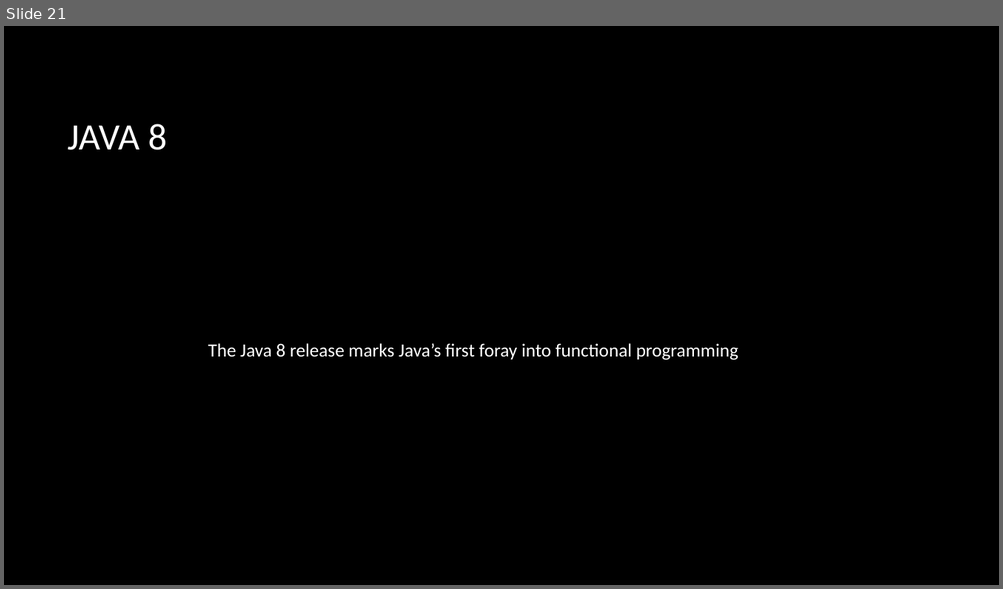
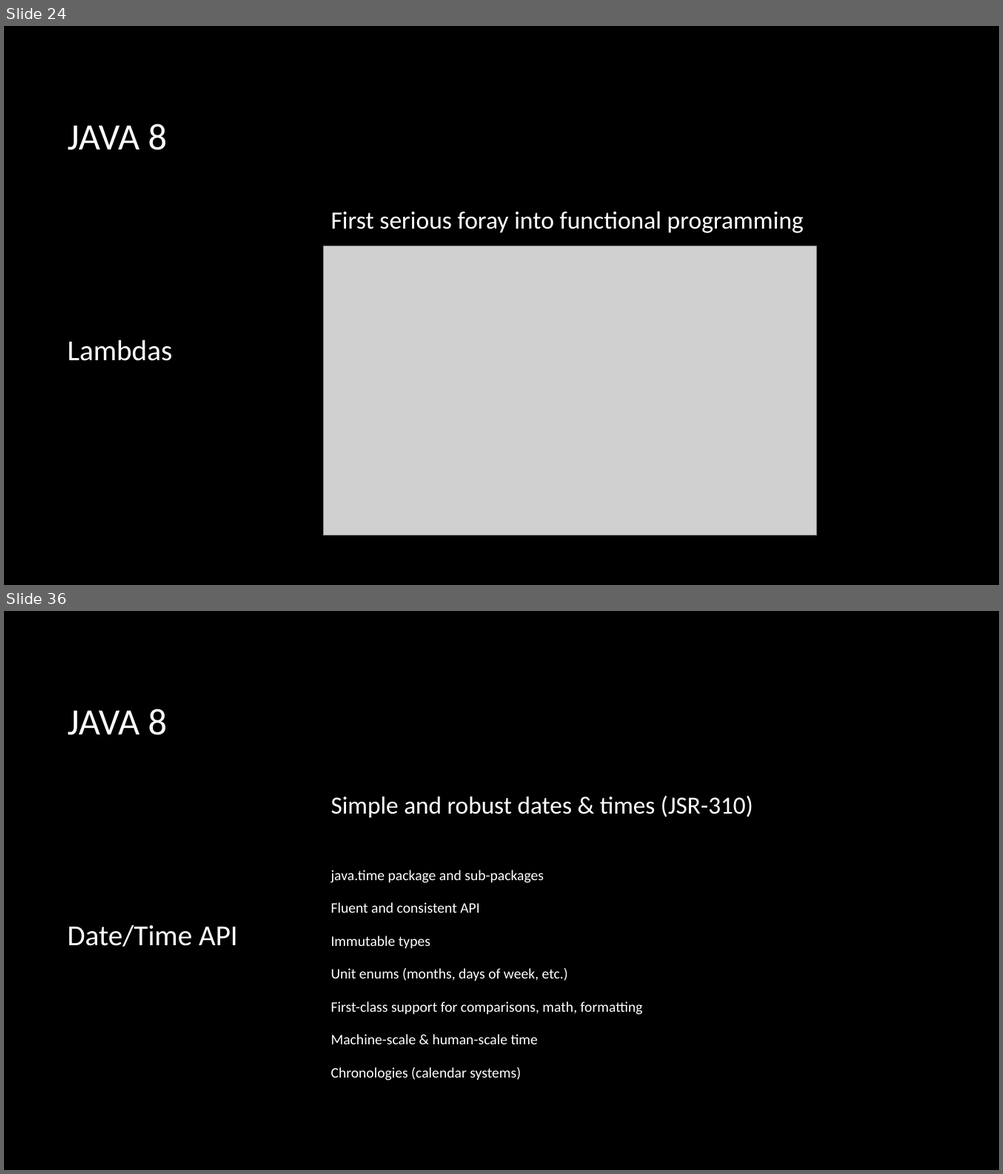
Before and after one commit to macdaddyaz/modern-java, a slide deck: Java 7 and 8.pptx. Shown one above the other, each under a label of ours: slide 21 before the commit, slides 24 and 36 after it; the slides between them are not shown. The pictures are 1003x589 and 1003x1174 pixels, drawn with LibreOffice and Linux fonts; fonts in the diff are those of the drawing; grey boxes stand for pictures; background and template pictures are left out. Boxes give left, top, right and bottom in pixels: in the first picture for what was removed or moved away, otherwise in the second. Text is boxed around its words. In the diff, an @@ line names an element or a change of style, - is before the commit and + after.

Commit message:
Presentation: Java 8, Epilogue
Finished presentation content, tightened up the visuals, and added
effects.

```diff
--- a/Java 7 and 8.pptx
+++ b/Java 7 and 8.pptx
@@ slide 36 added at box(4, 611, 999, 1170), background picture (left out) @@
@@ title added at box(68, 709, 168, 735), 36 pt, text #FFFFFF @@
+JAVA 8
@@ text added at box(331, 796, 753, 1081), 14 pt, text #FFFFFF @@
+Simple and robust dates & times (JSR-310)
+java.time package and sub-packages
+Fluent and consistent API
+Immutable types
+Unit enums (months, days of week, etc.)
+First-class support for comparisons, math, formatting
+Machine-scale & human-scale time
+Chronologies (calendar systems)
@@ text added at box(68, 925, 238, 947), 28 pt, text #FFFFFF @@
+Date/Time API
@@ what was slide 21 is now slide 24 @@
@@ slide 24 changed as well @@
@@ text "First serious foray into functional ..." at box(331, 211, 803, 233): vertical alignment middle to top @@
@@ text at box(331, 211, 803, 233): text changed; size 18 to 24 pt @@
-The Java 8 release marks Java’s first foray into functional programming
+First serious foray into functional programming
@@ picture added at box(324, 246, 816, 536) @@
@@ text added at box(68, 340, 173, 361), 28 pt, text #FFFFFF @@
+Lambdas
```
Also in this commit, not shown: 1 other slide changed, 31 other slides added, 1 slide removed.
